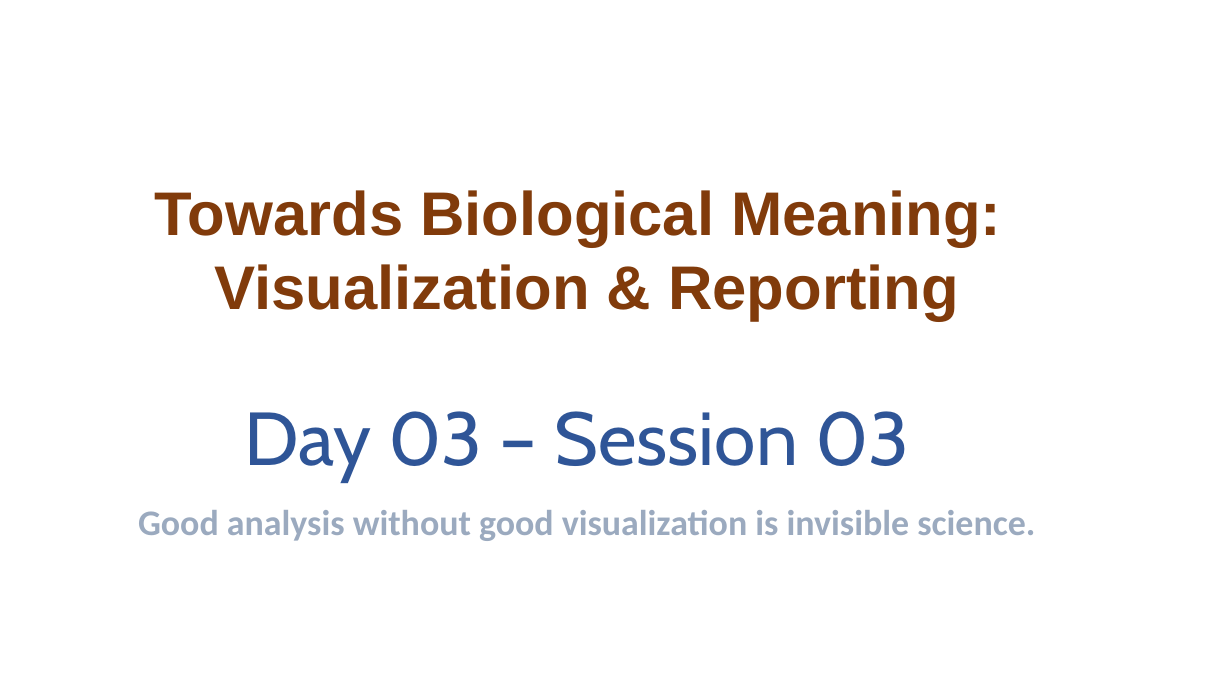
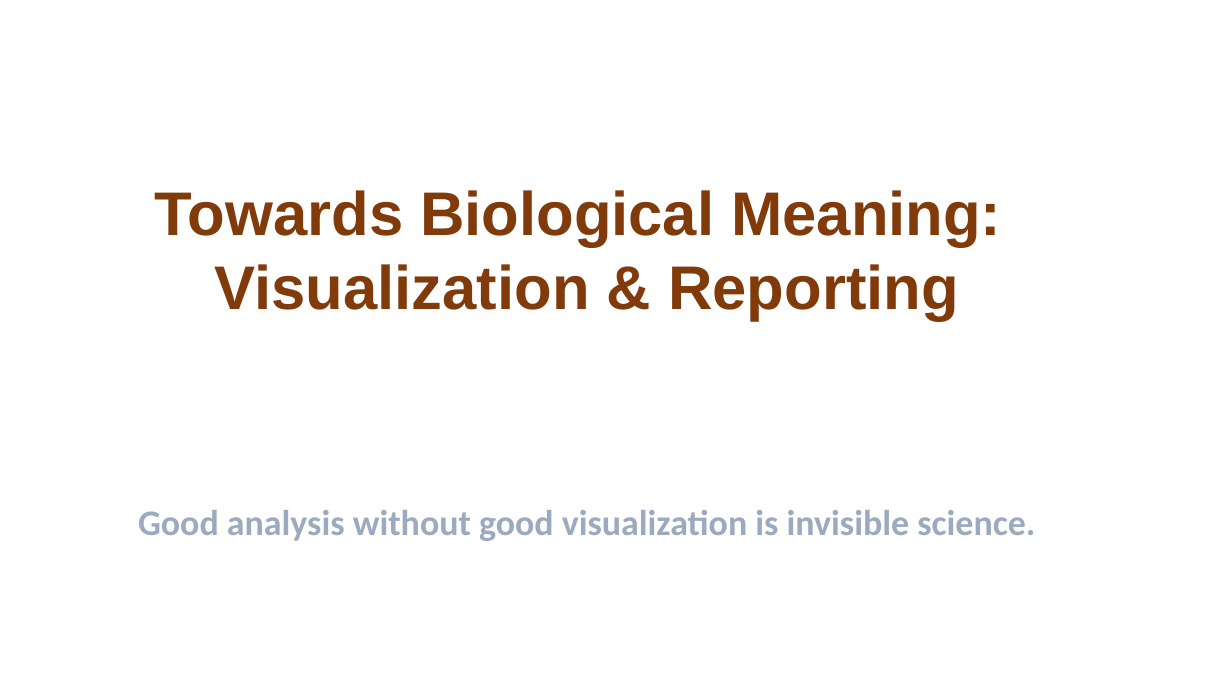
Before and after one commit to NorahSAlghamdi/bioinformatics-HCT-Training, a slide deck: slide 17 of Day6_Slides_Differential_Expression_v2.pptx (slide 19 before the commit). Drawn at 1232x693 pixels with LibreOffice and Linux fonts; fonts in the diff are those of the drawing; background and template pictures are left out. Boxes give left, top, right and bottom in pixels: in the first picture for what was removed or moved away, otherwise in the second. Text is boxed around its words. In the diff, an @@ line names an element or a change of style, - is before the commit and + after.

```diff
--- a/Day6_Slides_Differential_Expression_v2.pptx
+++ b/Day6_Slides_Differential_Expression_v2.pptx
@@ text removed at <box>245,411,910,481</box> @@
-Day 03 – Session 03
```
Also in this commit, not shown: 7 other slides changed, 7 slides added, 6 slides removed.
